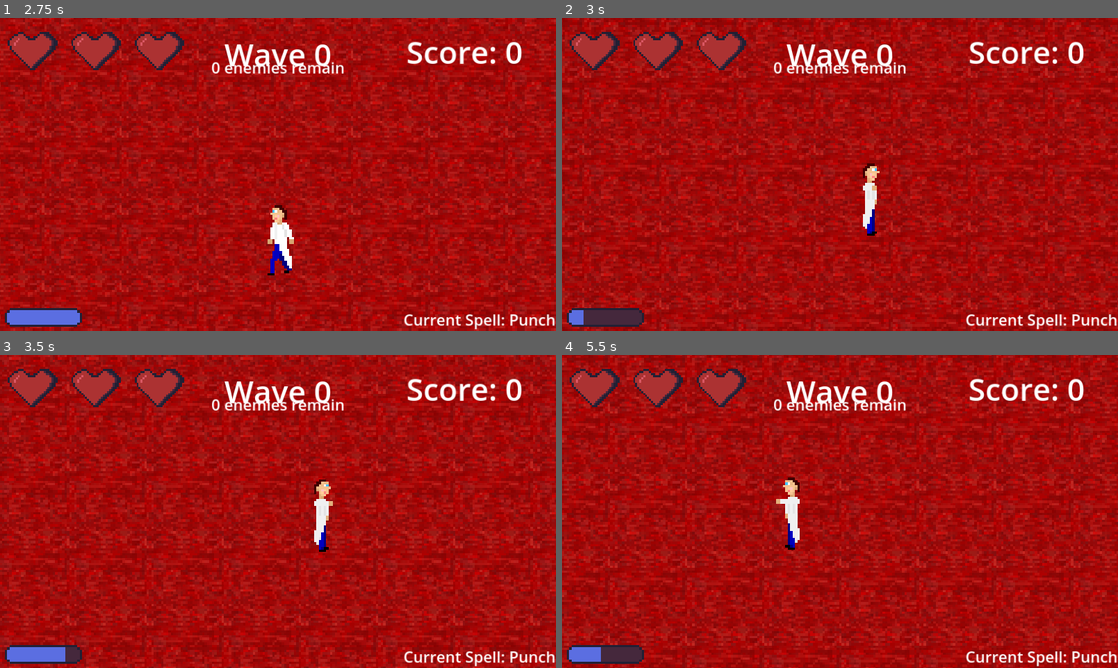
Above: before the commit, frames 1-4 (two rows, left to right).
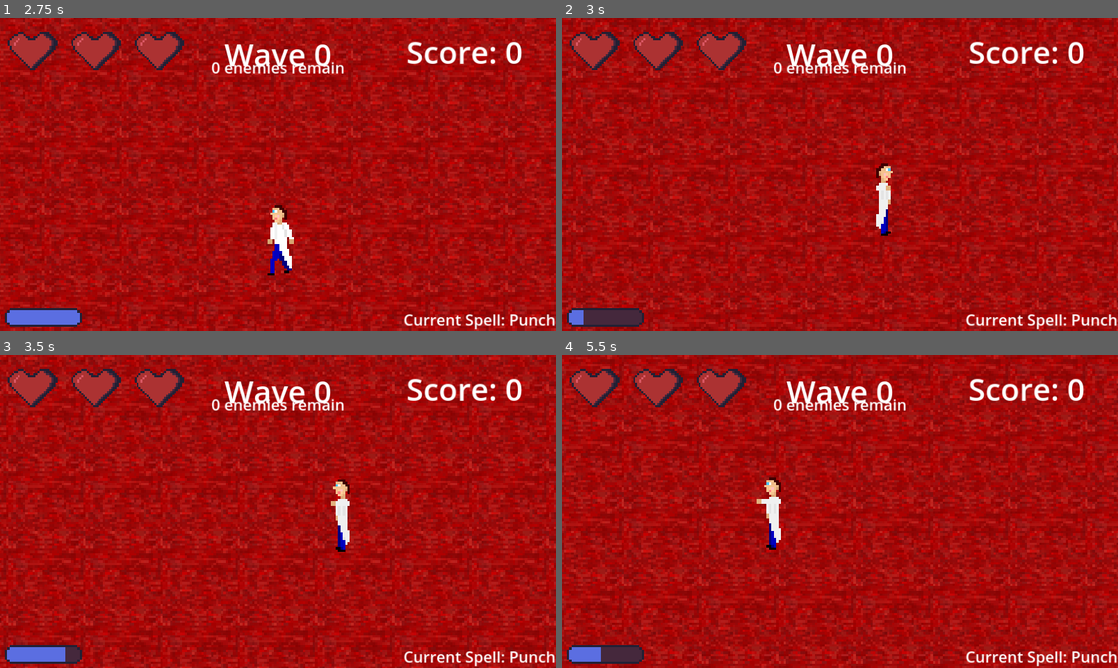
Above: after the commit, the same moments.

Repository: TheFlameFish/HawkesJam-1-Entry
Game: Godot game, scene res://Scenes/MainMenu.tscn
The game is run twice, just before and just after one commit, with the same random seed, the same clock (stepped at 60 frames per second) and the same inputs. Sound files missing from this copy of the repository are replaced by a short silence.
Inputs (mouse positions are in pixels of both pictures, inside the frame that each line leads up to):
- Up to frame 1 (2.75 s): click "Play" at 0.5 s; tap Enter at 1.25 s; move the mouse to (400, 158) at 1.27 s; hold D (move_right) 1.28-2.03 s; tap Mouse wheel up (spell_next) at 1.35 s; move the mouse to (166, 190) at 2.02 s; hold S (move_down) from 2.03 s (still down); tap Mouse wheel down (spell_previous) at 2.1 s
- Up to frame 2 (3 s): move the mouse to (895, 105) at 2.77 s; release S (move_down) at 2.78 s; press the mouse at (895, 105) at 2.78 s; hold D (move_right) from 2.78 s (still down)
- Up to frame 3 (3.5 s): keep holding D (move_right)
- Up to frame 4 (5.5 s): move the mouse to (812, 574) at 3.52 s; release D (move_right) at 3.53 s; release the mouse at (812, 574) at 3.53 s; hold W (move_up) 3.53-4.28 s; tap Mouse wheel up (spell_next) at 3.6 s; move the mouse to (1006, 558) at 4.27 s; hold A (move_left) from 4.28 s (still down); tap Mouse wheel down (spell_previous) at 4.35 s; move the mouse to (673, 464) at 5.02 s; click (673, 464) at 5.1 s

Frame 1 is identical in both runs. In frame 2, 28% of the frame differs, in the area x 0-100%, y 0-100%; in frame 3, 27%; in frame 4, 30%.

Commit message:
Gave punch more range in easier difficulties

Diff:
--- a/Scenes/player.tscn
+++ b/Scenes/player.tscn
@@ -277,6 +277,9 @@
 [sub_resource type="CircleShape2D" id="CircleShape2D_rf7ue"]
 radius = 16.0
 
+[sub_resource type="CircleShape2D" id="CircleShape2D_qcqkr"]
+radius = 22.0
+
 [sub_resource type="RectangleShape2D" id="RectangleShape2D_r6y5i"]
 size = Vector2(11, 30)
 
@@ -384,6 +387,14 @@
 [node name="Fireball" type="Node2D" parent="Sprite/Wand"]
 script = ExtResource("6_f2vec")
 
+[node name="EasyPunch" type="Area2D" parent="Sprite/Wand"]
+collision_mask = 6
+script = ExtResource("4_ntvbj")
+
+[node name="CollisionShape2D" type="CollisionShape2D" parent="Sprite/Wand/EasyPunch"]
+position = Vector2(10, 0)
+shape = SubResource("CircleShape2D_qcqkr")
+
 [node name="CollisionShape2D" type="CollisionShape2D" parent="."]
 position = Vector2(0.499999, 0)
 shape = SubResource("RectangleShape2D_r6y5i")
--- a/Scripts/Wand.gd
+++ b/Scripts/Wand.gd
@@ -20,7 +20,8 @@
 	player = $"../.."
 
 	if Global.difficulty < 1:
-		add_spell("Flame",3)
+		#add_spell("Flame",3)
+		punch_spell = $EasyPunch
 
 # Called every frame. 'delta' is the elapsed time since the previous frame.
 func _process(delta):
Not shown: 1 places in Scenes/player.tscn that only renumber resources
